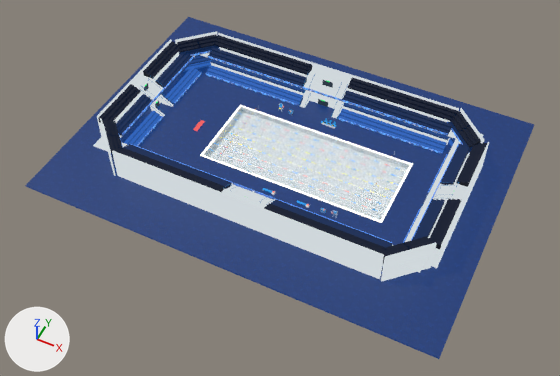
The Blender file sceneresource/SwimmingVenue_Rebuild_FlatColor.blend as it was, and as the next commit left it.
One viewpoint serves both versions: a 50 mm lens placed at (82.0, -129.2, 146.9), pointed at (21.7, -8.7, -3.7). Lighting does not change. The marker at lower left points along +X, +Y and +Z. The first picture is the older version.

Names of what the first picture shows: 'BleacherAccess_Architecture_Merged', 'BleacherBatch_T1_N', 'BleacherBatch_T3_N', 'BleacherBatch_T3_S', 'BleacherBatch_T4_N', 'BleacherBatch_T4_S', 'BleacherBatch_T4_W', 'CornerStands_Merged', 'OlympicPanels_Merged', 'PoolWaterSurface', 'StandStructure_Merged', 'Venue_Rectangular_Ground' and 11 more.
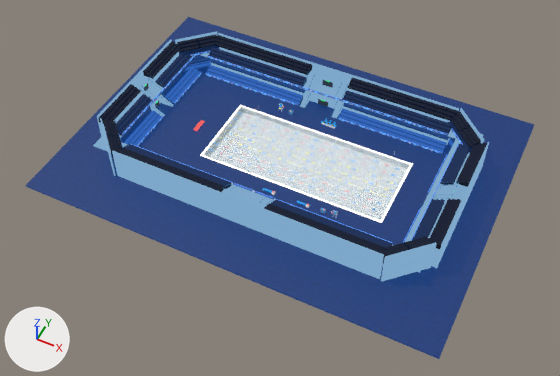
What the commit changed:
In material 'Venue_Wall_SilverGray' (mat_venue_wall_silvergray), emission_color goes from (0.617, 0.672, 0.701) (light grey #ced6da) to (0.2, 0.38, 0.58) (blue #7ca6c8).

Location of each change, (x1, y1, x2, y2) in pixels of the pictures (560 x 376 px):
'StandStructure_Merged', recoloured
    both: (93, 31, 489, 282)
'BleacherAccess_Architecture_Merged', recoloured
    both: (139, 73, 460, 208)
